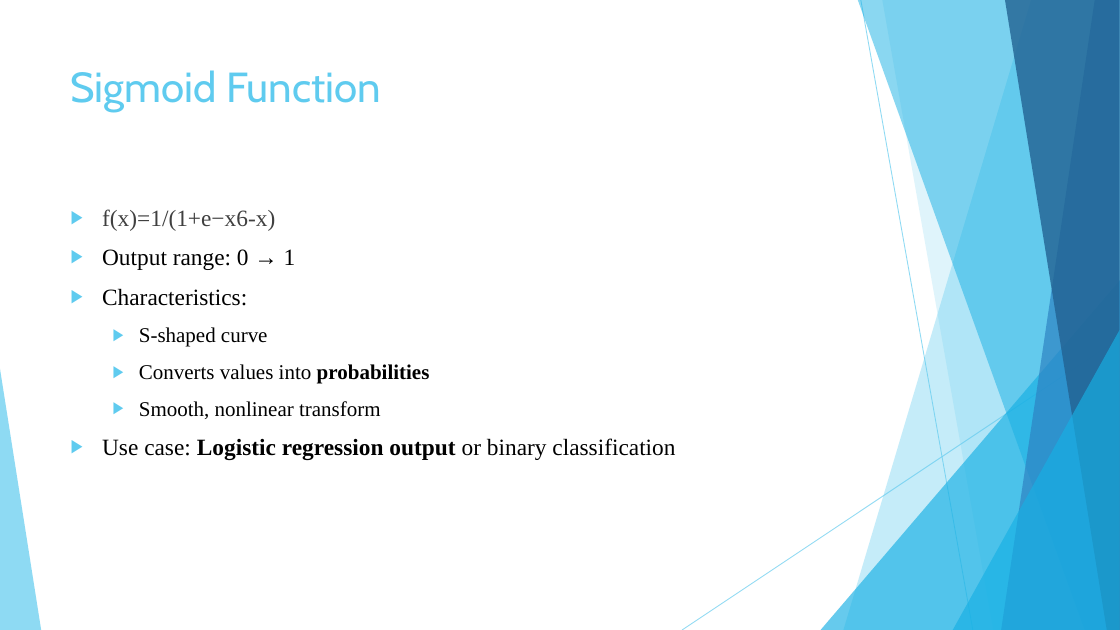
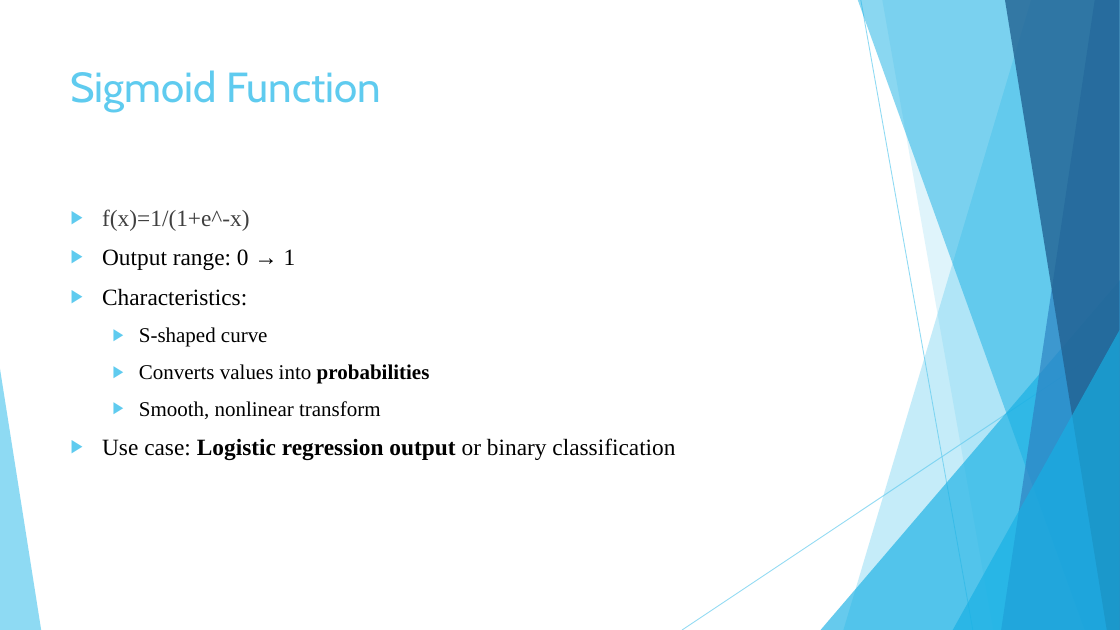
Before and after one commit to khaled-almir/VersifAi, a slide deck: slide 8 of Presentations/4-Advanced ML Model.pptx. Drawn at 1120x630 pixels with LibreOffice and Linux fonts; fonts in the diff are those of the drawing. Boxes give left, top, right and bottom in pixels: in the first picture for what was removed or moved away, otherwise in the second. Text is boxed around its words. In the diff, an @@ line names an element or a change of style, - is before the commit and + after.

```diff
--- a/Presentations/4-Advanced ML Model.pptx
+++ b/Presentations/4-Advanced ML Model.pptx
@@ text at [102,209,250,231]: text changed @@
-▶ f(x)=1/(1+e−x6-x)
+▶ f(x)=1/(1+e^-x)
```
Also in this commit, not shown: 3 other slides changed, 1 other file.
